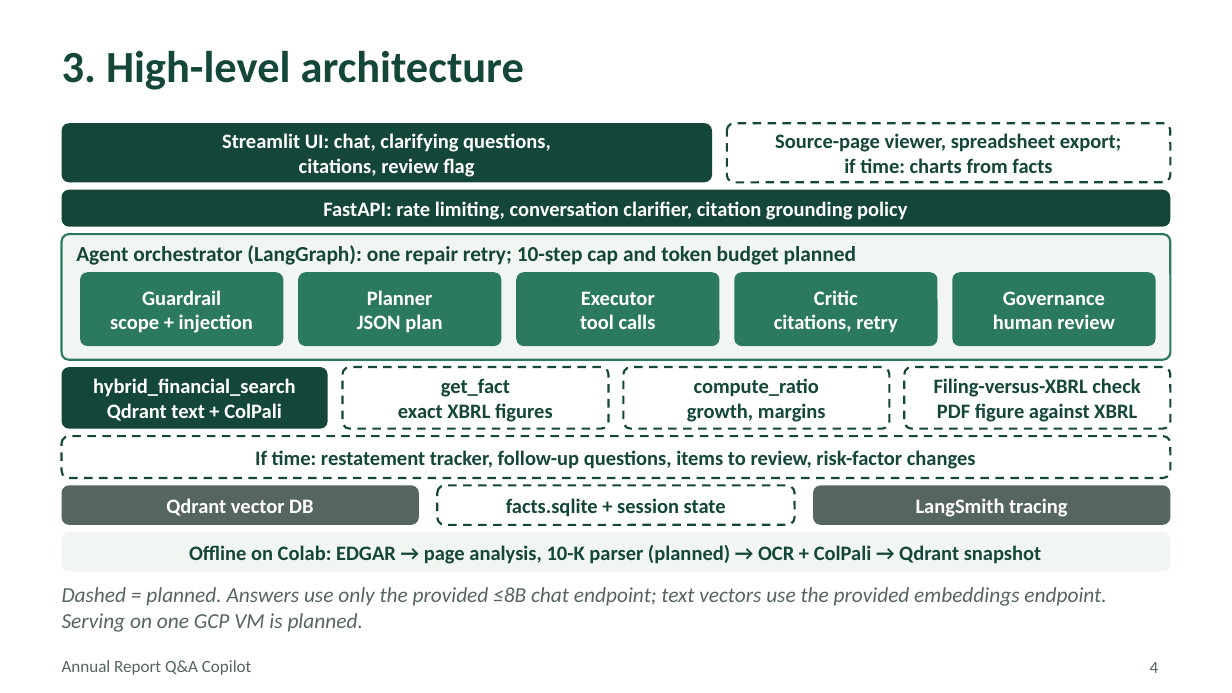
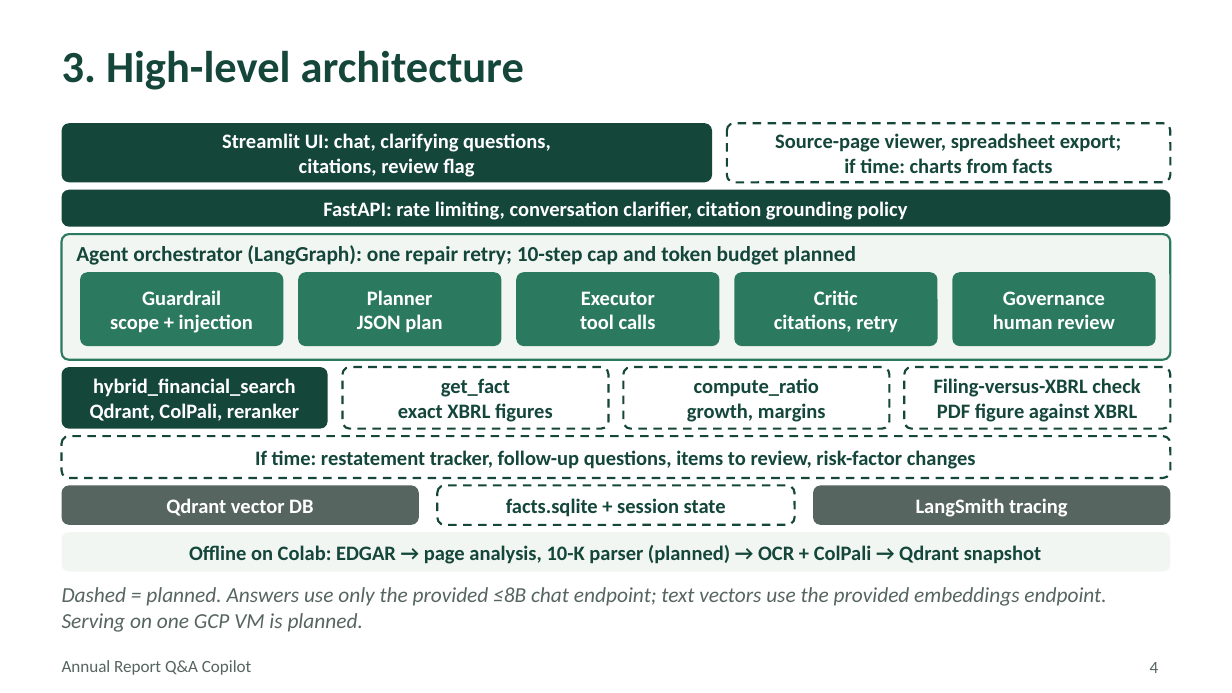
Before and after one commit to rama159065/Capstone, a slide deck: slide 4 of Annual_Report_Copilot_TrackB_Mentor_Deck.pptx. Drawn at 1232x693 pixels with LibreOffice and Linux fonts; fonts in the diff are those of the drawing. Boxes give left, top, right and bottom in pixels: in the first picture for what was removed or moved away, otherwise in the second. Text is boxed around its words. In the diff, an @@ line names an element or a change of style, - is before the commit and + after.

Commit message:
code changes for rerank

```diff
--- a/Annual_Report_Copilot_TrackB_Mentor_Deck.pptx
+++ b/Annual_Report_Copilot_TrackB_Mentor_Deck.pptx
@@ text in rounded rectangle at (x1=90, y1=403, x2=299, y2=421): text changed @@
-Qdrant text + ColPali
+Qdrant, ColPali, reranker
```
Also in this commit, not shown: 7 other slides changed, 1 slide added, 11 other files.
